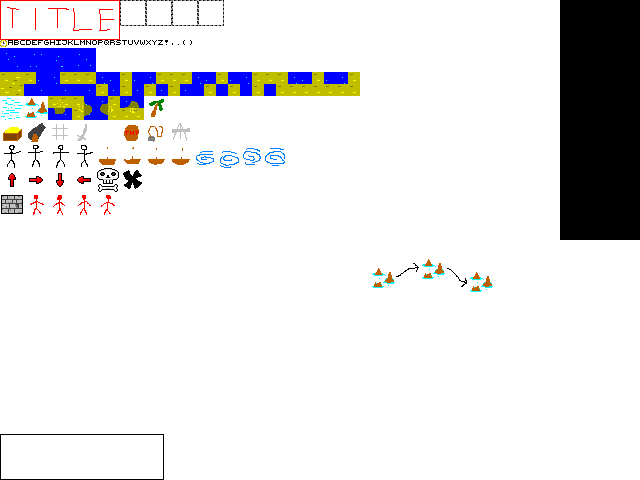
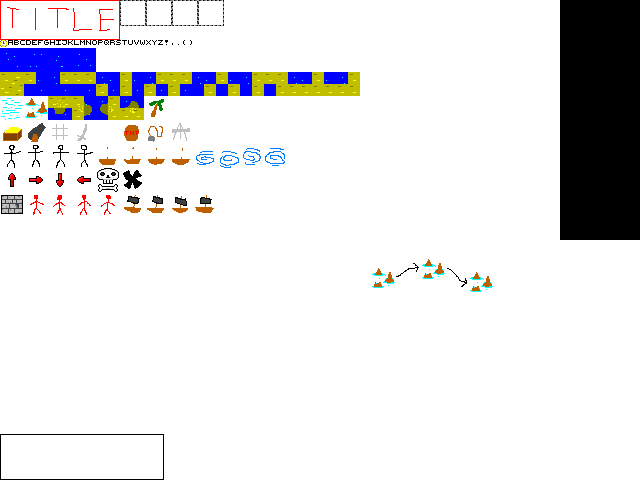
Comparing the layer stacks of the two 640×480 images. Changes:
painted on "content" over [124, 195, 214, 213]
